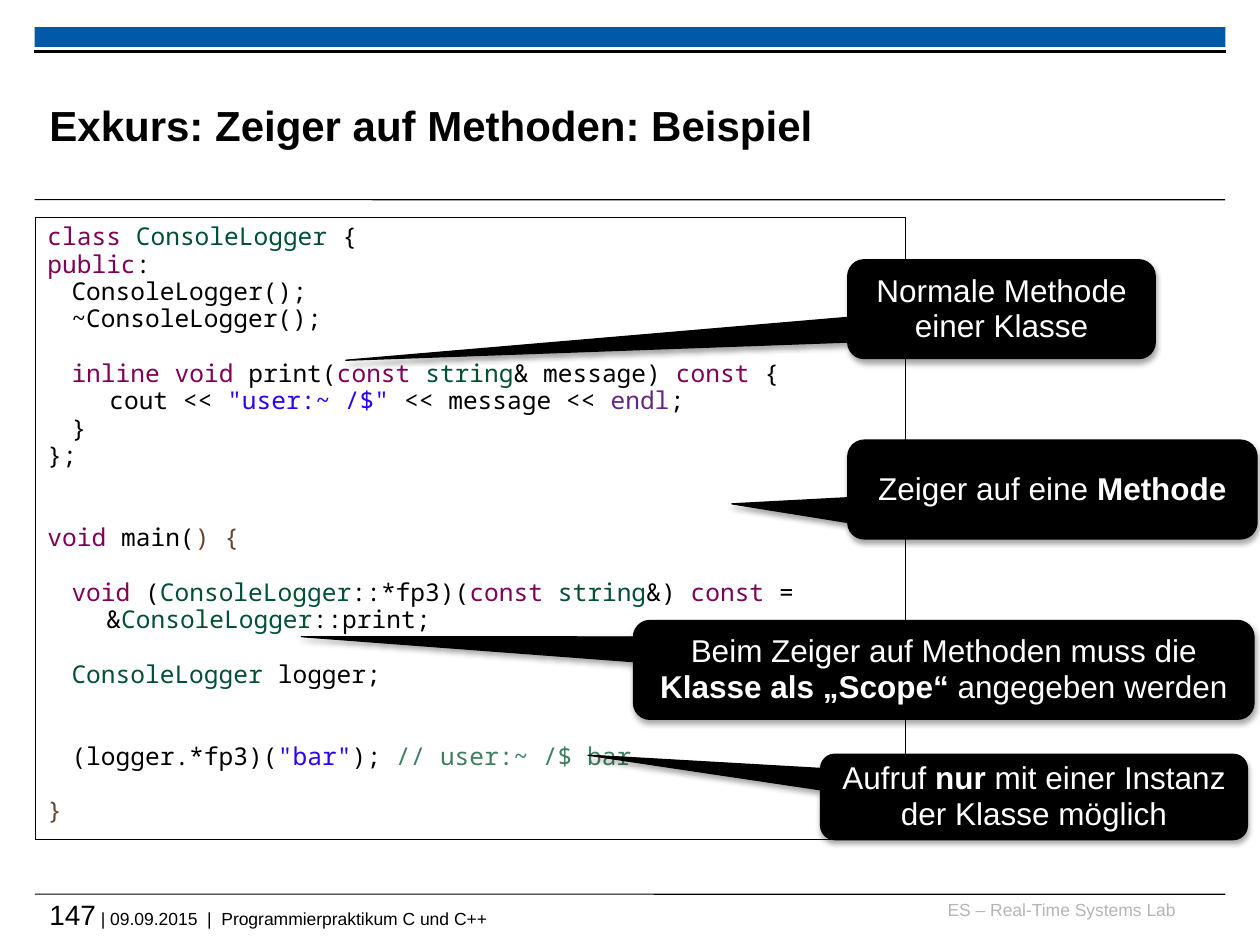
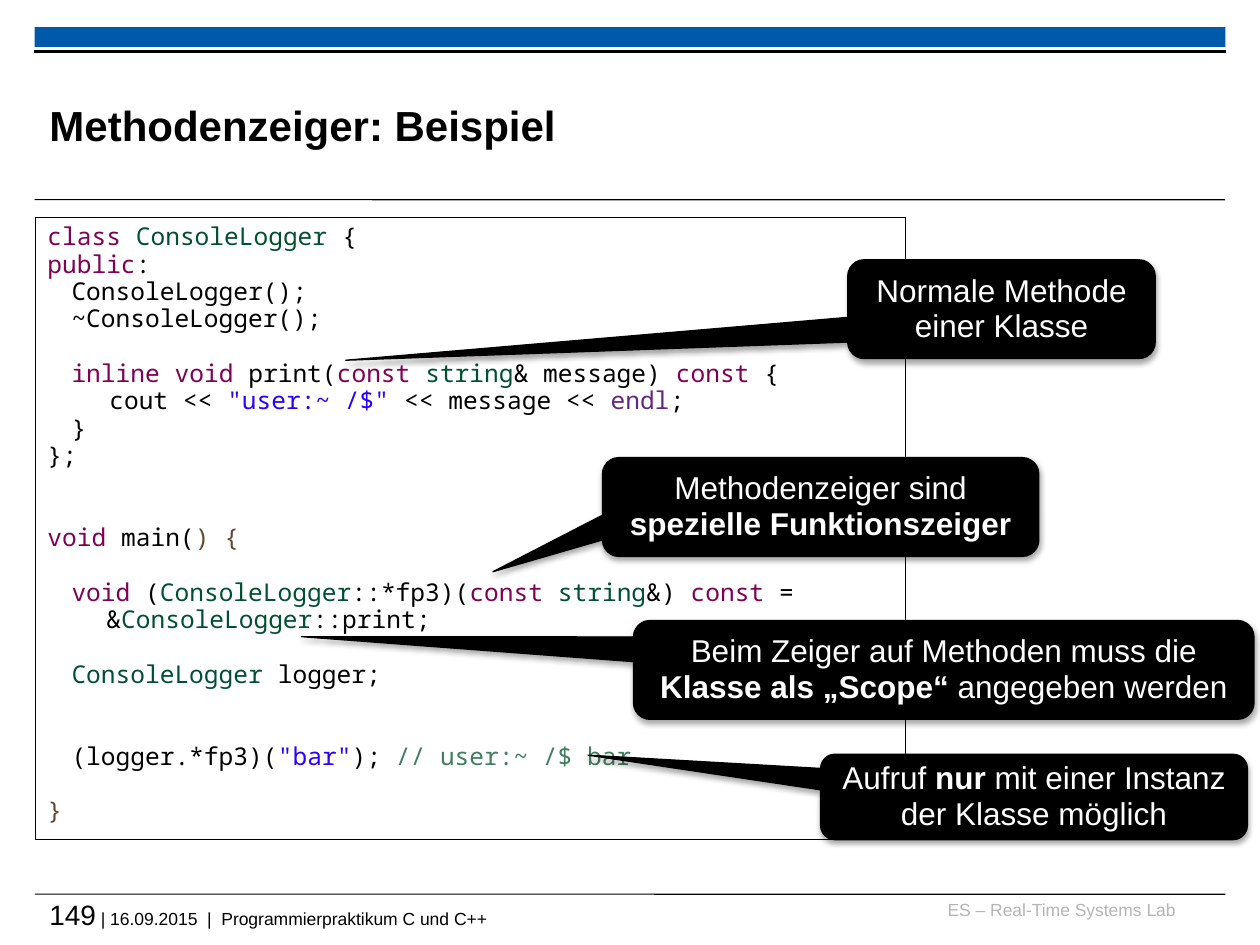
Before and after one commit to h82k/tud-cppp, a slide deck: slide 149 of cppp_lecture.pptx (slide 147 before the commit). Drawn at 1260x945 pixels with LibreOffice and Linux fonts; fonts in the diff are those of the drawing; background and template pictures are left out. Boxes give left, top, right and bottom in pixels: in the first picture for what was removed or moved away, otherwise in the second. Text is boxed around its words. In the diff, an @@ line names an element or a change of style, - is before the commit and + after.

```diff
--- a/cppp_lecture.pptx
+++ b/cppp_lecture.pptx
@@ title at <box>49,110,556,150</box>: text changed @@
-Exkurs: Zeiger auf Methoden: Beispiel
+Methodenzeiger: Beispiel
@@ rounded speech box "Methodenzeiger sind spezielle Funktionszeiger": place and size @@
-rounded speech box "Methodenzeiger sind spezielle Funktionszeiger" at <box>848,440,1257,538</box>
+rounded speech box "Methodenzeiger sind spezielle Funktionszeiger" at <box>602,457,1038,556</box>
@@ rounded speech box "Methodenzeiger sind spezielle Funktionszeiger" at <box>602,457,1038,556</box>: proportions changed @@
@@ text in rounded speech box at <box>630,476,1011,541</box>: text changed; bold on @@
-Zeiger auf eine Methode
+Methodenzeiger sind spezielle Funktionszeiger
@@ text at <box>49,905,487,929</box>: text changed @@
-147 | 09.09.2015 | Programmierpraktikum C und C++
+149 | 16.09.2015 | Programmierpraktikum C und C++
```
Also in this commit, not shown: 28 other slides changed, 5 slides added, 3 slides removed.
